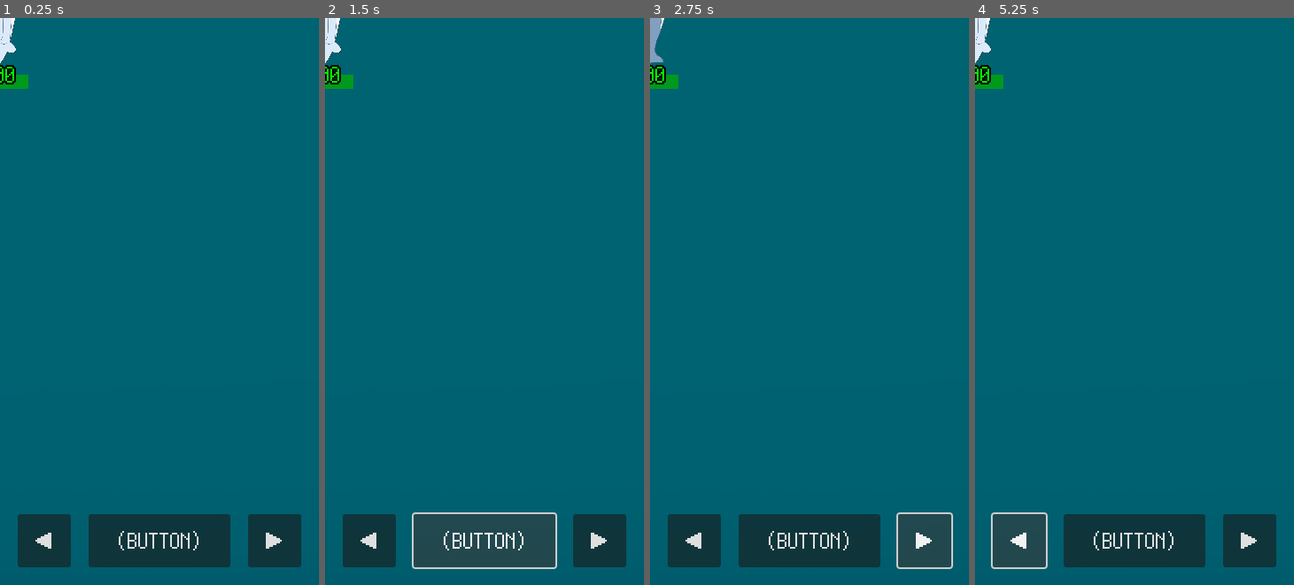
Above: before the commit, frames 1-4 (left to right).
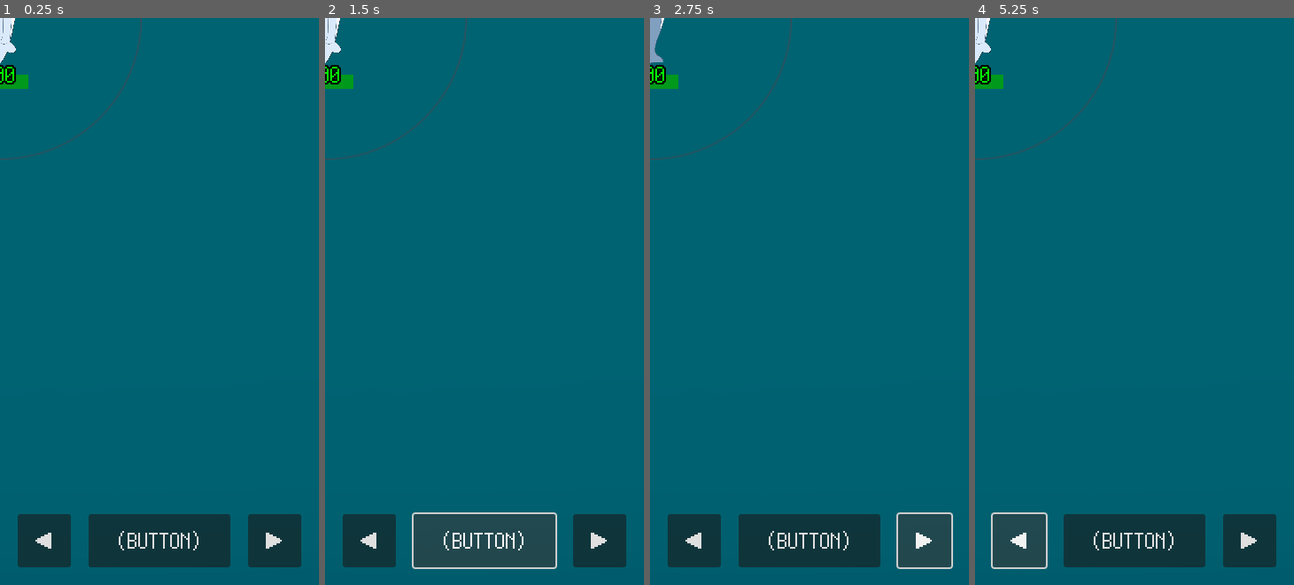
Above: after the commit, the same moments.

Repository: kamikoloss/sharking
Game: Godot game, scene res://scenes/debug.tscn
The game is run twice, just before and just after one commit, with the same random seed, the same clock (stepped at 60 frames per second) and the same inputs. This scene is started directly instead of the project's main scene.
Inputs:
- Up to frame 1 (0.25 s): no input
- Up to frame 2 (1.5 s): click "◀" at 0.5 s; click "(BUTTON)" at 1.25 s
- Up to frame 3 (2.75 s): click "▶" at 2 s
- Up to frame 4 (5.25 s): click "◀" at 2.75 s; click "(BUTTON)" at 3.5 s; click "▶" at 4.25 s; click "◀" at 5 s

The runs differ from the first frame. In frame 1, 0.2% of the frame differs, in the area x 0-45%, y 0-25%; in frame 2, 0.2%; in frame 3, 0.2%; in frame 4, 0.2%.

Commit message:
Hero にレーダーをつけた (動作はまだ)

Diff:
--- /dev/null
+++ b/images/base_circle_line.svg
@@ -0,0 +1,9 @@
+<?xml version="1.0" encoding="UTF-8" standalone="no"?>
+<!DOCTYPE svg PUBLIC "-//W3C//DTD SVG 1.1//EN" "http://www.w3.org/Graphics/SVG/1.1/DTD/svg11.dtd">
+<svg width="100%" height="100%" viewBox="0 0 257 257" version="1.1" xmlns="http://www.w3.org/2000/svg" xmlns:xlink="http://www.w3.org/1999/xlink" xml:space="preserve" xmlns:serif="http://www.serif.com/" style="fill-rule:evenodd;clip-rule:evenodd;stroke-linecap:round;stroke-linejoin:round;stroke-miterlimit:1.5;">
+    <g transform="matrix(1,0,0,1,-271.5,-171.5)">
+        <g transform="matrix(1.71041,0,0,1.53268,169.375,49.3855)">
+            <ellipse cx="134.836" cy="163.514" rx="74.836" ry="83.514" style="fill:none;stroke:white;stroke-width:0.62px;"/>
+        </g>
+    </g>
+</svg>
--- a/scenes/hero.tscn
+++ b/scenes/hero.tscn
@@ -7,6 +7,7 @@
 [ext_resource type="Theme" uid="uid://cji20uu480k3h" path="res://themes/default.tres" id="3_qksco"]
 [ext_resource type="Texture2D" uid="uid://d2ud3ffmcokv3" path="res://images/shark_3c.png" id="4_bbqww"]
 [ext_resource type="Texture2D" uid="uid://cb1mxt1jvjigo" path="res://images/base_triangle.svg" id="8_ha215"]
+[ext_resource type="Texture2D" uid="uid://eik8d301xa05" path="res://images/base_circle_line.svg" id="9_scxnm"]
 [ext_resource type="Texture2D" uid="uid://dsqpoa8t2wvms" path="res://images/base_square.svg" id="9_sydrv"]
 
 [sub_resource type="CircleShape2D" id="CircleShape2D_lxfer"]
@@ -120,3 +121,26 @@
 offset_bottom = 80.0
 texture = ExtResource("9_sydrv")
 expand_mode = 1
+
+[node name="Rader" type="Control" parent="Control"]
+anchors_preset = 0
+
+[node name="Circle" type="TextureRect" parent="Control/Rader"]
+self_modulate = Color(1, 0, 0, 0.25098)
+layout_mode = 0
+offset_left = -160.0
+offset_top = -160.0
+offset_right = 160.0
+offset_bottom = 160.0
+texture = ExtResource("9_scxnm")
+expand_mode = 1
+
+[node name="Triangle2" type="TextureRect" parent="Control/Rader"]
+self_modulate = Color(1, 0, 0, 0.501961)
+offset_left = -5.0
+offset_top = -165.0
+offset_right = 5.0
+offset_bottom = -155.0
+pivot_offset = Vector2(5, 165)
+texture = ExtResource("8_ha215")
+expand_mode = 1
Not shown, added: images/base_circle_line.svg.import
Not shown: 1 places in scenes/hero.tscn that only renumber resources
